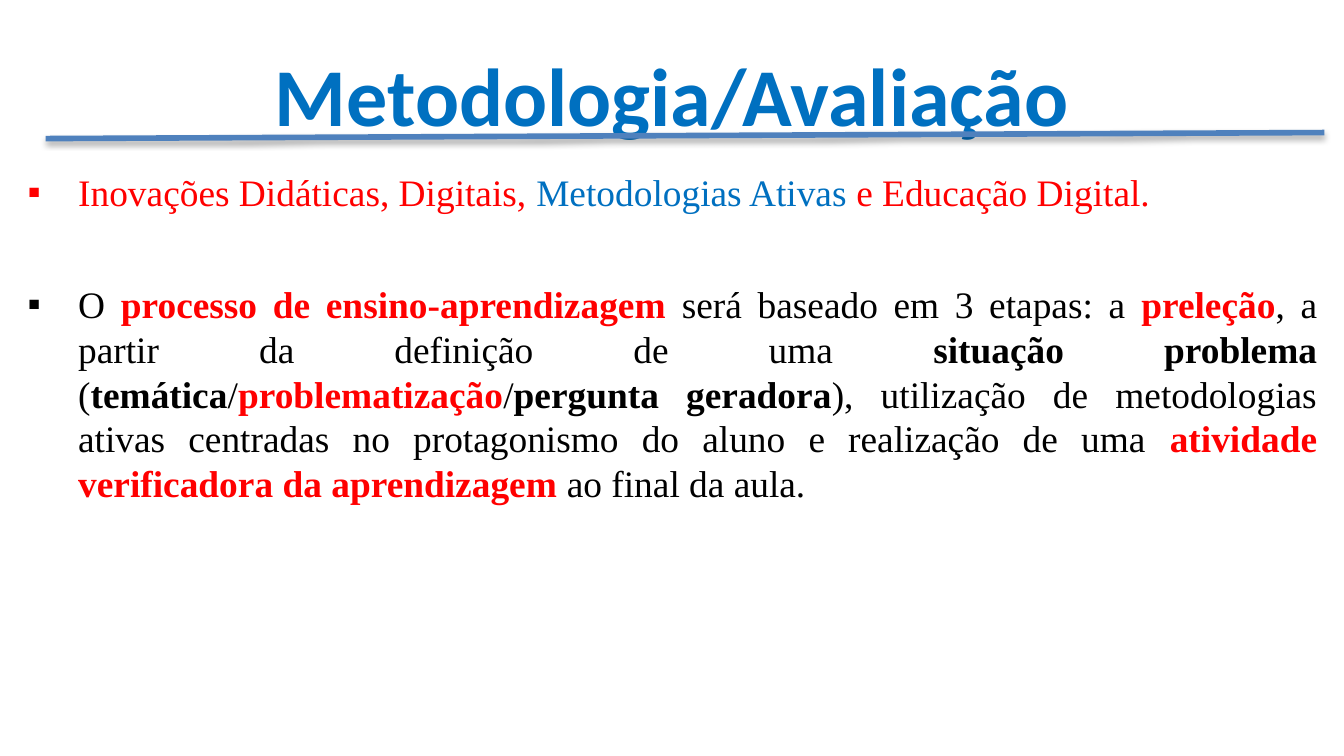
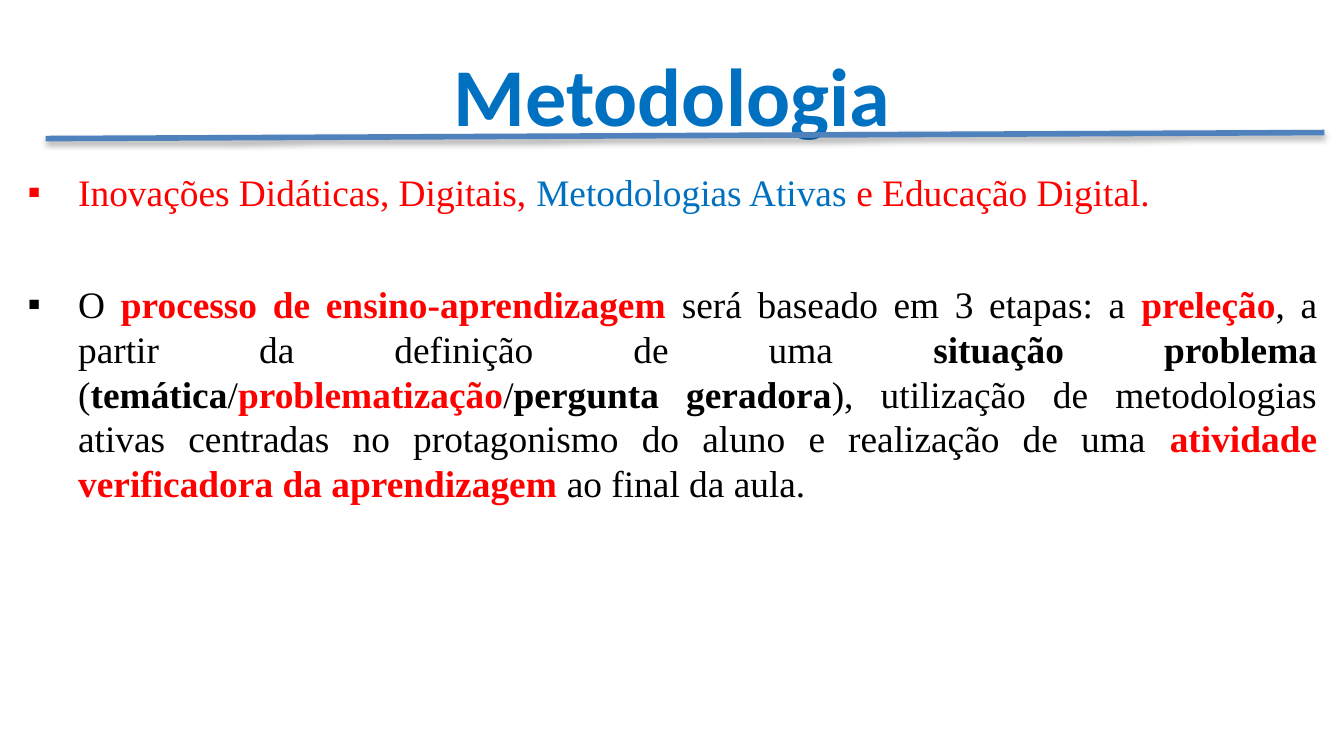
Before and after one commit to CloudEducationBrazil/WydenAlgoritmosEComplexidade, a slide deck: slide 15 of Apresentação - Algoritmos e Complexidade.pptx. Drawn at 1344x756 pixels with LibreOffice and Linux fonts; fonts in the diff are those of the drawing; background and template pictures are left out. Boxes give left, top, right and bottom in pixels: in the first picture for what was removed or moved away, otherwise in the second. Text is boxed around its words. In the diff, an @@ line names an element or a change of style, - is before the commit and + after.

Commit message:
atualização 12Ago2023

```diff
--- a/Apresentação - Algoritmos e Complexidade.pptx
+++ b/Apresentação - Algoritmos e Complexidade.pptx
@@ title at (453, 68, 889, 145): text changed @@
-Metodologia/Avaliação
+Metodologia
```
